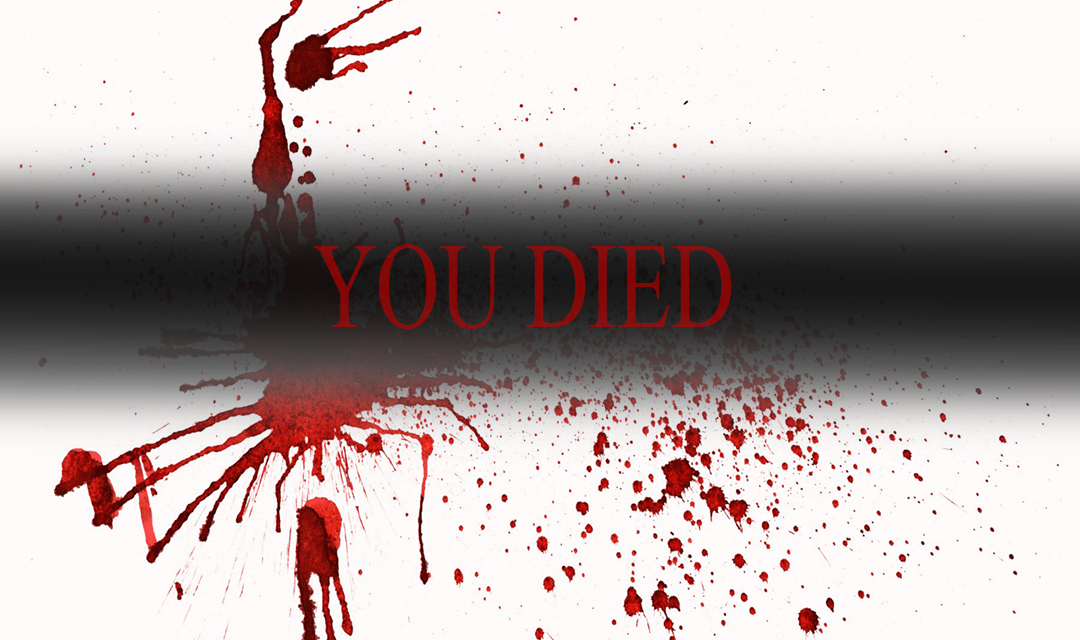
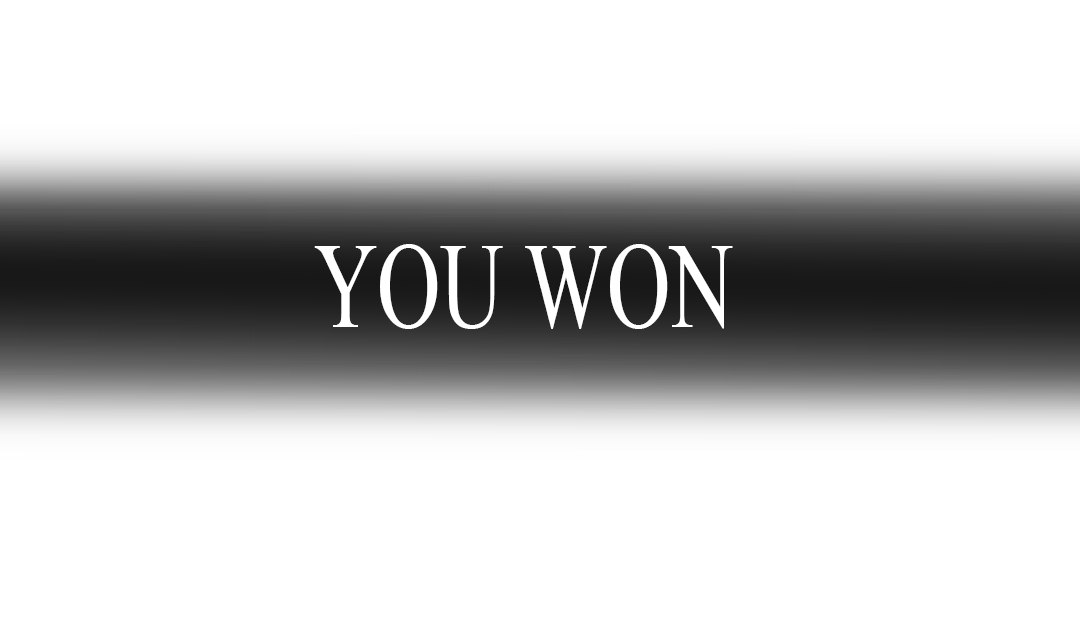
Comparing the layer stacks of the two 1080x640 images. Changes:
renamed "YOU DIED" to "YOU WON", opacity 61% → 100%, painted on it over [313, 244, 733, 329]
hid "Layer 0" over [0, 0, 1080, 640]
